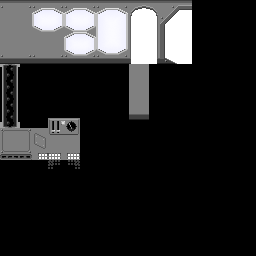
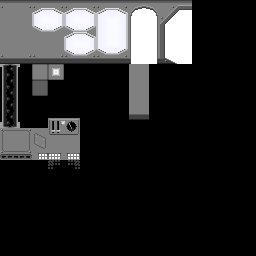
Before/after of a (256, 256) layered artwork. What changed in the layer stack:
painted on "Hintergrund" over <box>32,64,64,96</box>
